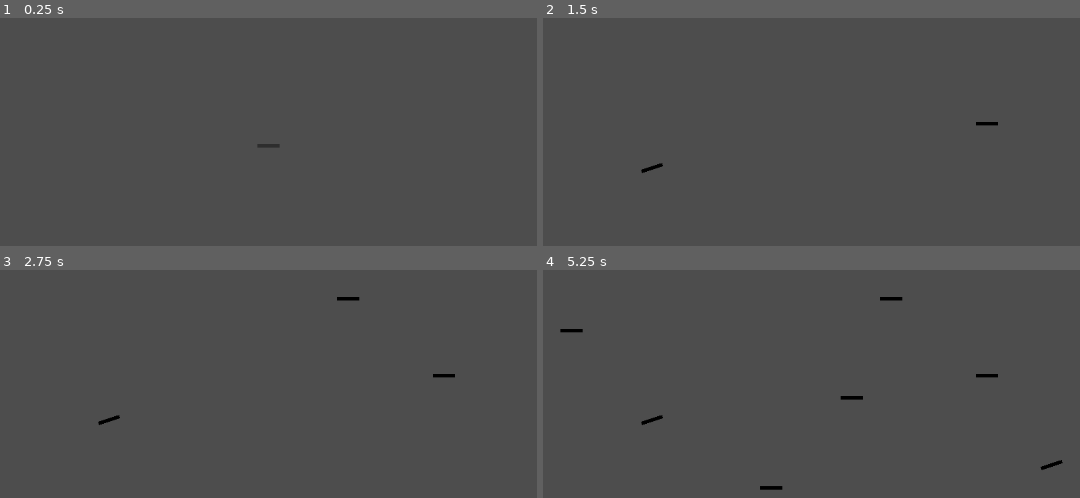
Above: before the commit, frames 1-4 (two rows, left to right).
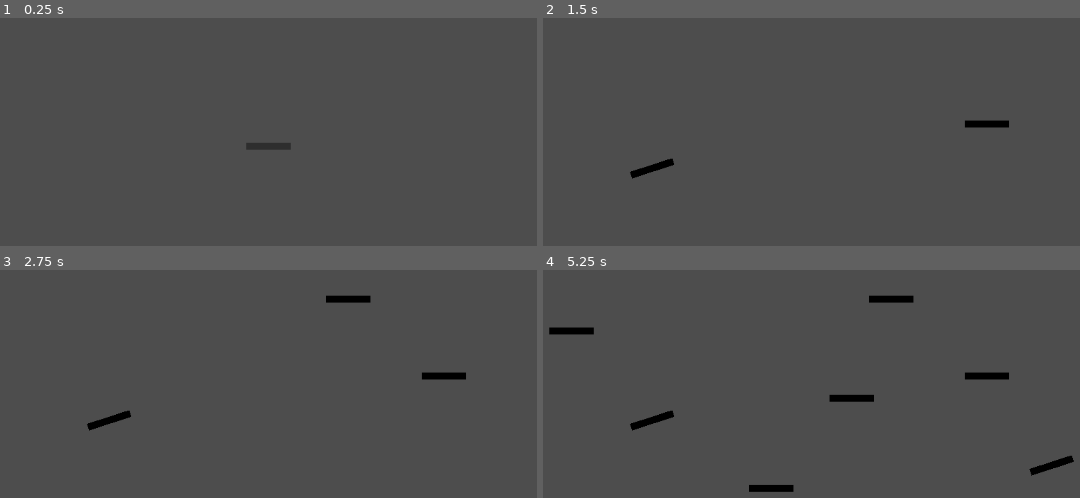
Above: after the commit, the same moments.

Repository: Silver-Ink/GameJamAirConditionner
Game: Godot game, scene res://Game.tscn
Same seed, same stepped clock (60 frames per second), same inputs: the game is played once before the commit and once after it.
Inputs (mouse positions are in pixels of both pictures, inside the frame that each line leads up to):
- Up to frame 1 (0.25 s): no input
- Up to frame 2 (1.5 s): tap Enter (ui_accept) at 0.5, 0.77, 1.25 s; move the mouse to (988, 122) at 0.52 s; hold Right (ui_right) from 0.53 s (still down); click (988, 122) at 0.6 s; move the mouse to (650, 168) at 1.27 s; tap Mouse wheel up (rotate_wall_left) at 1.35 s; click (650, 168) at 1.42 s
- Up to frame 3 (2.75 s): tap Enter (ui_accept) at 1.52, 2 s; move the mouse to (349, 299) at 2.02 s; release Right (ui_right) at 2.03 s; hold Left (ui_left) from 2.03 s (still down); tap Mouse wheel down (rotate_wall_right) at 2.1 s; click (349, 299) at 2.17 s
- Up to frame 4 (5.25 s): tap Enter (ui_accept) at 2.75, 3.02, 3.5, 3.77, 4.25, 4.52 s; move the mouse to (773, 486) at 2.77 s; release Left (ui_left) at 2.78 s; hold Right (ui_right) 2.78-4.28 s; click (773, 486) at 2.85 s; move the mouse to (1053, 463) at 3.52 s; tap Mouse wheel up (rotate_wall_left) at 3.6 s; click (1053, 463) at 3.67 s; move the mouse to (569, 329) at 4.27 s; hold Left (ui_left) 4.28-5.03 s; tap Mouse wheel down (rotate_wall_right) at 4.35 s; click (569, 329) at 4.42 s; move the mouse to (849, 397) at 5.02 s; hold Right (ui_right) from 5.03 s (still down); click (849, 397) at 5.1 s

The runs differ from the first frame. In frame 1, 0.1% of the frame differs, in the area x 45-55%, y 54-58%; in frame 2, 0.4%; in frame 3, 0.6%; in frame 4, 1.5%, in the area x 1-99%, y 11-98%.

Commit message:
feat: Add custom camera for level

Diff:
--- a/Game.tscn
+++ b/Game.tscn
@@ -6,7 +6,11 @@
 [node name="Game" type="Node2D"]
 
 [node name="SurvivingPlayer" parent="." instance=ExtResource("1_nsf7f")]
-position = Vector2(561, 197)
+position = Vector2(321, 155)
 
 [node name="WallPlacer" parent="." instance=ExtResource("2_nw2we")]
 position = Vector2(-318, -256)
+
+[node name="Camera2D" type="Camera2D" parent="."]
+anchor_mode = 0
+zoom = Vector2(2, 2)
--- a/surviving_player.gd
+++ b/surviving_player.gd
@@ -1,7 +1,7 @@
 extends CharacterBody2D
 
 
-const SPEED = 300.0
+const SPEED = 100.0
 
 func _physics_process(_delta: float) -> void:
 	# Get the input direction and handle the movement/deceleration.
--- a/wall_placer.gd
+++ b/wall_placer.gd
@@ -1,21 +1,25 @@
 extends Node2D
 
-const wall_rotation_possible_positions := 20
-const wall_life_time := 10
+const _wall_rotation_possible_positions := 20
+const _wall_life_time := 10
 
-var preview_sprite : Sprite2D
-var wall_container : Node2D
+var _preview_sprite : Sprite2D
+var _wall_container : Node2D
+var _level_camera : Camera2D
 
 var SC_wall_straight := preload("res://WallStraight.tscn")
 
 func _ready() -> void:
-	preview_sprite = get_node("WallPreviewSprite")
-	wall_container = get_node("WallContainer")
+	_preview_sprite = get_node("WallPreviewSprite")
+	_wall_container = get_node("WallContainer")
+
+	_level_camera = get_node("../Camera2D")
+	assert(_level_camera, "Error: level camera not found")
 
 
 func _process(_delta: float) -> void:
 	# Following mouse
-	preview_sprite.position = get_viewport().get_mouse_position() - position
+	_preview_sprite.position = _level_camera.get_global_mouse_position() - position
 
 	# Handling input: wall placing
 	if (Input.is_action_just_pressed("place_wall")):
@@ -29,11 +33,11 @@
 		rotate_preview_direction = 1
 
 	if (rotate_preview_direction):
-		preview_sprite.rotation += rotate_preview_direction * ((2*PI) / wall_rotation_possible_positions)
+		_preview_sprite.rotation += rotate_preview_direction * ((2*PI) / _wall_rotation_possible_positions)
 
 func _place_wall():
 	var new_wall := SC_wall_straight.instantiate()
-	new_wall.position = preview_sprite.position
-	new_wall.rotation = preview_sprite.rotation
-	wall_container.add_child(new_wall)
-	new_wall.get_tree().create_timer(wall_life_time).timeout.connect(new_wall.initiate_wall_destroy)
+	new_wall.position = _preview_sprite.position
+	new_wall.rotation = _preview_sprite.rotation
+	_wall_container.add_child(new_wall)
+	new_wall.get_tree().create_timer(_wall_life_time).timeout.connect(new_wall.initiate_wall_destroy)
